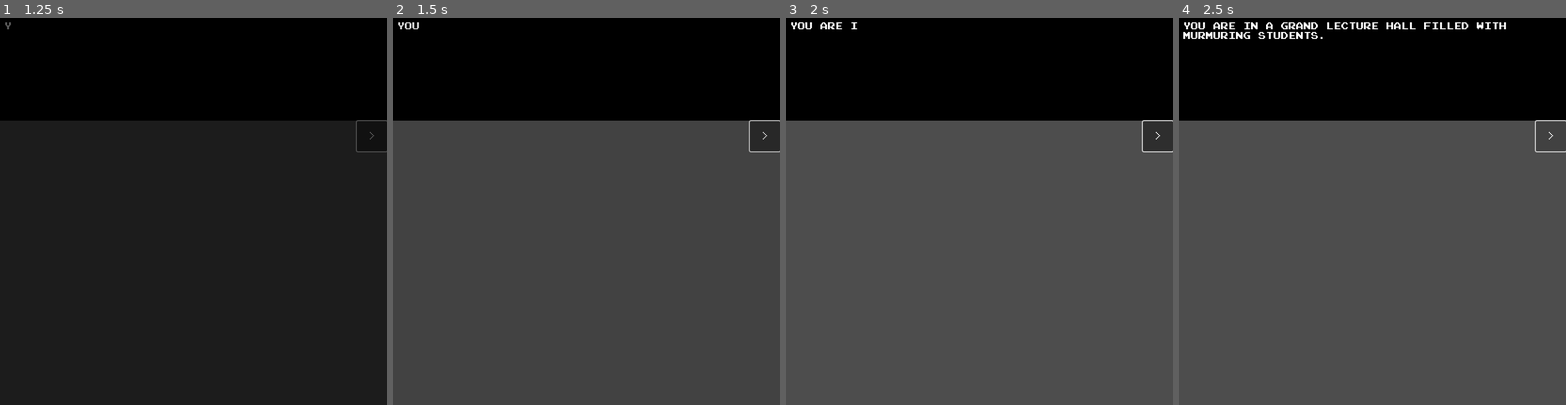
Above: before the commit, frames 1-4 (left to right).
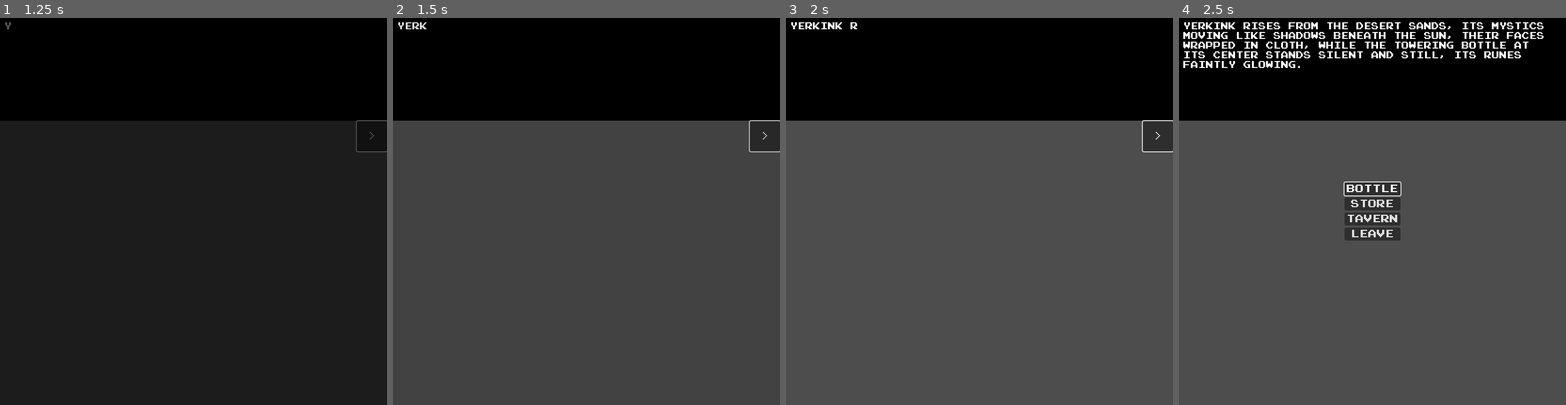
Above: after the commit, the same moments.

Repository: rodriguezric/vesequella
Game: Godot game, scene res://title.tscn
Same seed, same stepped clock (60 frames per second), same inputs: the game is played once before the commit and once after it.
Inputs:
- Up to frame 1 (1.25 s): click "START" at 0.5 s
- Up to frame 2 (1.5 s): click ">" at 1.25 s
- Up to frame 3 (2 s): no input
- Up to frame 4 (2.5 s): click ">" at 2 s

Frame 1 is identical in both runs. In frame 2, less than 0.1% of the frame differs, in the area x 3-9%, y 1-3%; in frame 3, 0.1%; in frame 4, 5.6%, in the area x 1-100%, y 1-58%.

Commit message:
127-fix-yerkink-tavern-names

Diff:
--- a/game.gd
+++ b/game.gd
@@ -61,6 +61,8 @@
     "CALIGARIUS": "CALIGARIUS",
     "PELLA": "PELLA",
     "HIMAR": "HIMAR",
+    "ARIS": "ARIS",
+    "AMAN": "AMAN",
 }
 var limarius_one_liners = [
     "'Did you know some slimes can change color based on their mood? This one’s always blue—must be a chill little guy!'",
@@ -156,7 +158,6 @@
 var aman_one_liners_before = [
     "'The Paran’s absence is a wound upon the earth. We must heal it, lest the desert itself turn against us.'",
     "'The Yerevand grow restless. Without the Paran, the bond between our peoples frays.'",
-    "'Himar’s betrayal is a shadow upon the Mystics. The Paran must be returned, no matter the cost.'",
     "'The desert whispers of danger. The Paran’s light is needed now more than ever.'",
     "'The Paran is not a mere tool—it is a living thread, a symbol of unity. Its loss is a blow to us all.'",
     "'The runes upon the bottle grow dim. Without the Paran, their power fades.'",
@@ -859,6 +860,7 @@
 
             if person in ["MYSTIC 1", "AMAN"]:
                 if not switches.yerkink_aman_introduction:
+                    switches.yerkink_aman_introduction = true
                     await IO.scroll_text("The Mystic stands tall and composed, her robes flowing like liquid shadow aga …(252 unchanged characters)…
                     await IO.scroll_text("'I am Aman,' she intones, her voice steady and resonant. 'Ambassador to the Yerevand and guardian of the Paran. Its absence doth weigh heavily upon us all. Pray, traveler, what brings thee to Yerkink?'", false)
                 else:
@@ -882,6 +884,7 @@
 
             elif person in ["MYSTIC 2", "ARIS"]:
                 if not switches.yerkink_aris_introduction:
+                    switches.yerkink_aris_introduction = true
                     await IO.scroll_text("A middle-aged Mystic sits at a corner table, his robes dusty from the desert winds. His face is weathered but kind, and his eyes gleam with a quiet wisdom. A small, intricately carved spyglass rests on the table before him.")
 
                 if not switches.yerkink_aris_given_token:
@@ -892,6 +895,8 @@
                         if true:
                             switches.yerkink_aris_given_token = true
                             await IO.scroll_text("Aris nods approvingly as you hand over the token. 'A fair exchange,' he says, sliding the spyglass across the table. 'This artifact shall reveal what lies beyond the veil. Use it wisely, for not all truths are meant to be seen.'")
+                            await IO.scroll_text("Aris hands you the spyglass")
+                            CTX.inventory.append(spyglass.duplicate())
                         else:
                             await IO.scroll_text("Aris sighs softly, his expression sympathetic.")
                             await IO.scroll_text("'Without a token, I cannot part with the spyglass. Seek one out, and return when thou art ready. The desert is generous to those who listen to its whispers.'")
--- a/game.tscn
+++ b/game.tscn
@@ -7,6 +7,7 @@
 [node name="Game" type="Node2D"]
 script = ExtResource("1_smcu5")
 running = true
+debug_scene = 3
 
 [node name="World" type="Node" parent="."]
 
